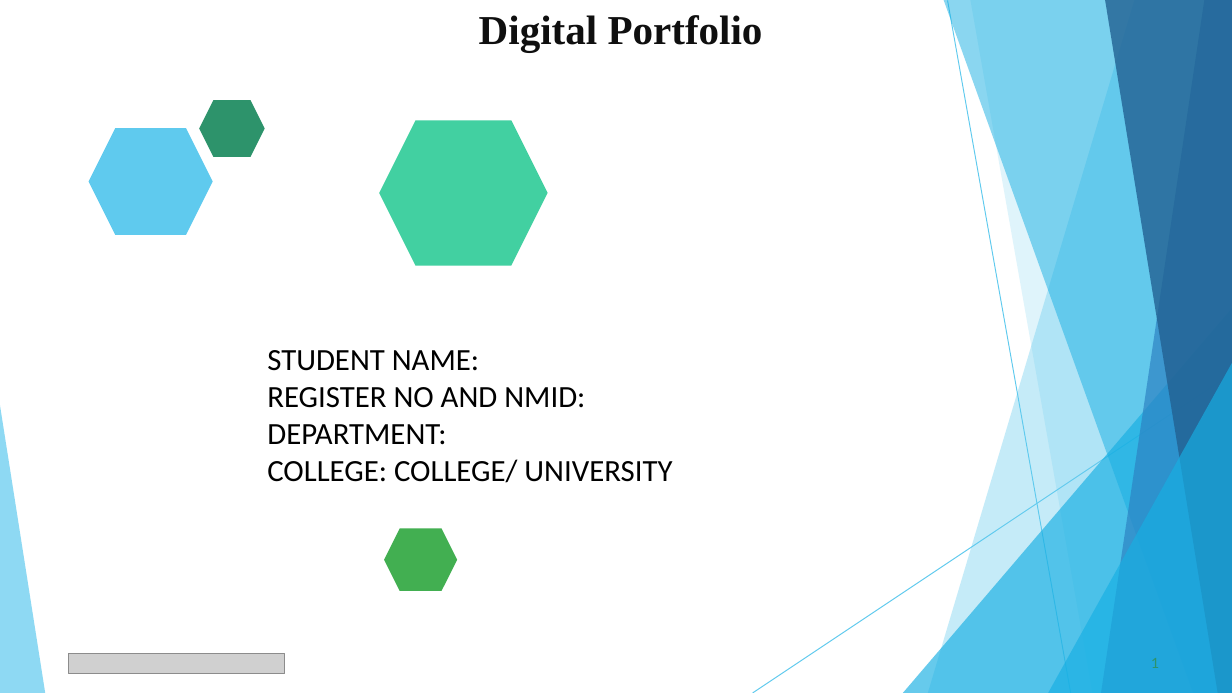
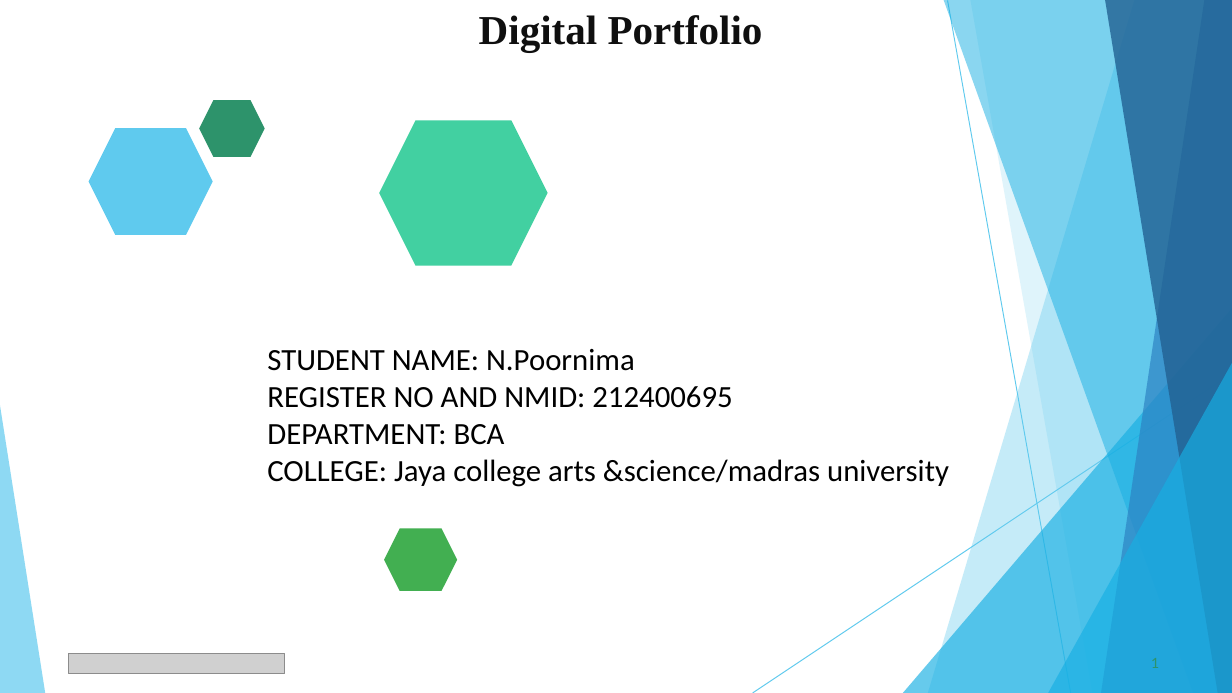
Before and after one commit to poornimanagaraj866-boop/N.-Poornima-, a slide deck: slide 1 of digital portfolio ppt.pptx. Drawn at 1232x693 pixels with LibreOffice and Linux fonts; fonts in the diff are those of the drawing; grey boxes stand for pictures. Boxes give left, top, right and bottom in pixels: in the first picture for what was removed or moved away, otherwise in the second. Text is boxed around its words. In the diff, an @@ line names an element or a change of style, - is before the commit and + after.

Commit message:
Poornima. N

```diff
--- a/digital portfolio ppt.pptx
+++ b/digital portfolio ppt.pptx
@@ text at box(267, 349, 949, 487): text changed @@
-STUDENT NAME:
-REGISTER NO AND NMID:
-DEPARTMENT:
-COLLEGE: COLLEGE/ UNIVERSITY
+STUDENT NAME: N.Poornima
+REGISTER NO AND NMID: 212400695
+DEPARTMENT: BCA
+COLLEGE: Jaya college arts &science/madras university
```
Also in this commit, not shown: 10 other slides changed.
